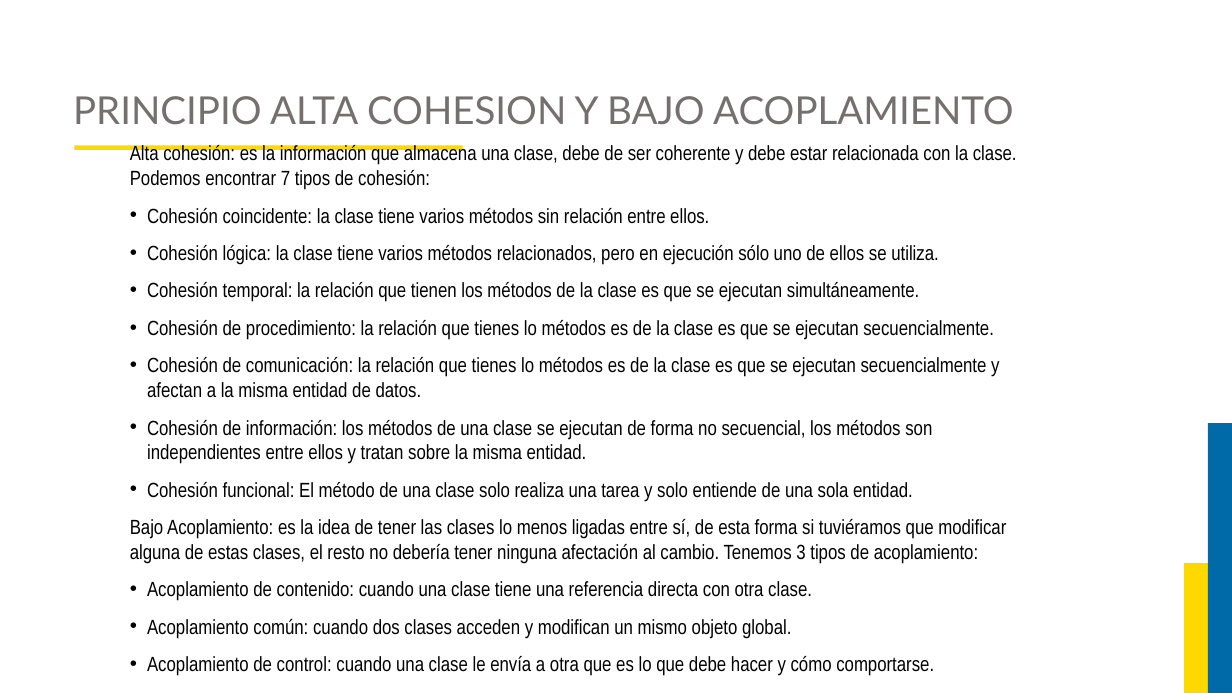
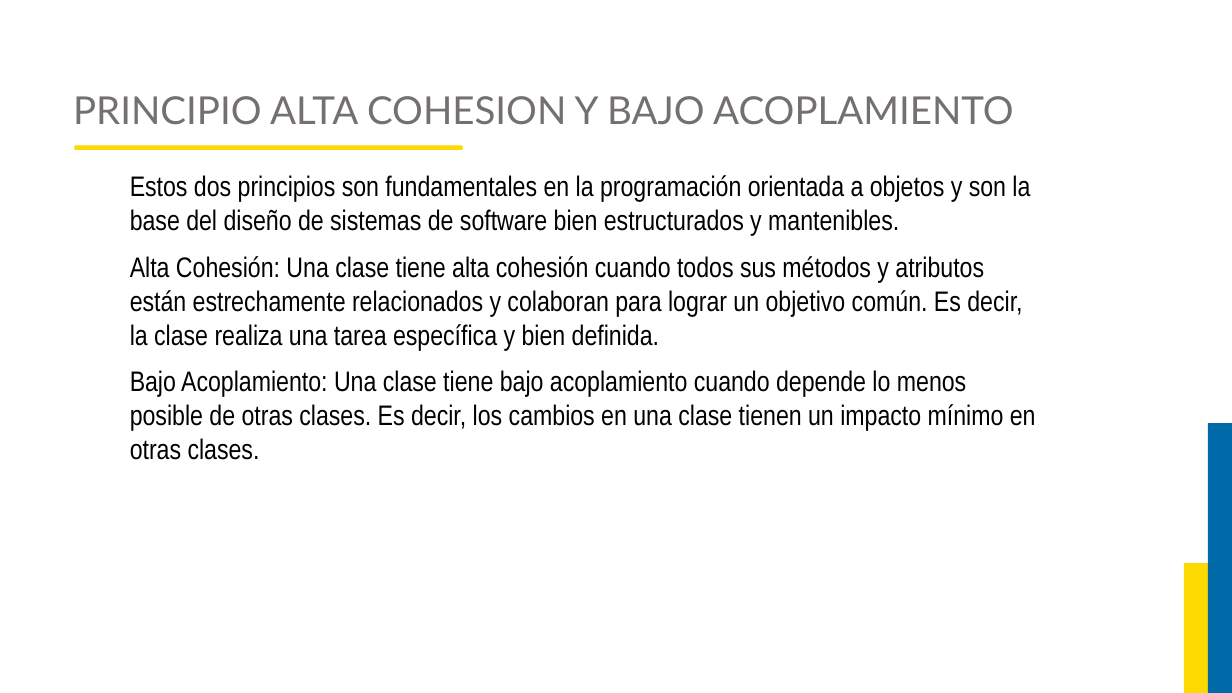
Before and after one commit to JorgeAlejandroAguirreGutierrez/proyecto-luis, a slide deck: slide 78 of Curso Ingenieria del Software 2/Diapositivas.pptx (slide 71 before the commit). Drawn at 1232x693 pixels with LibreOffice and Linux fonts; fonts in the diff are those of the drawing; background and template pictures are left out. Boxes give left, top, right and bottom in pixels: in the first picture for what was removed or moved away, otherwise in the second. Text is boxed around its words. In the diff, an @@ line names an element or a change of style, - is before the commit and + after.

```diff
--- a/Curso Ingenieria del Software 2/Diapositivas.pptx
+++ b/Curso Ingenieria del Software 2/Diapositivas.pptx
@@ text at <box>130,175,1036,460</box>: text changed; size 16 to 22 pt @@
-Alta cohesión: es la información que almacena una clase, debe de ser coherente y debe estar relacionada con la clase. Podemos encontrar 7 tipos de cohesión:
-• Cohesión coincidente: la clase tiene varios métodos sin relación entre ellos.
-• Cohesión lógica: la clase tiene varios métodos relacionados, pero en ejecución sólo uno de ellos se utiliza.
-• Cohesión temporal: la relación que tienen los métodos de la clase es que se ejecutan simultáneamente.
-• Cohesión de procedimiento: la relación que tienes lo métodos es de la clase es que se ejecutan secuencialmente.
-• Cohesión de comunicación: la relación que tienes lo métodos es de la clase es que se ejecutan secuencialmente y afectan a la misma entidad de datos.
-• Cohesión de información: los métodos de una clase se ejecutan de forma no secuencial, los métodos son independientes entre ellos y tratan sobre la misma entidad.
-• Cohesión funcional: El método de una clase solo realiza una tarea y solo entiende de una sola entidad.
-Bajo Acoplamiento: es la idea de tener las clases lo menos ligadas entre sí, de esta forma si tuviéramos que modificar alguna de estas clases, el resto no debería tener ninguna afectación al cambio. Tenemos 3 tipos de acoplamiento:
-• Acoplamiento de contenido: cuando una clase tiene una referencia directa con otra clase.
-• Acoplamiento común: cuando dos clases acceden y modifican un mismo objeto global.
-• Acoplamiento de control: cuando una clase le envía a otra que es lo que debe hacer y cómo comportarse.
+Estos dos principios son fundamentales en la programación orientada a objetos y son la base del diseño de sistemas de software bien estructurados y mantenibles.
+Alta Cohesión: Una clase tiene alta cohesión cuando todos sus métodos y atributos están estrechamente relacionados y colaboran para lograr un objetivo común. Es decir, la clase realiza una tarea específica y bien definida.
+Bajo Acoplamiento: Una clase tiene bajo acoplamiento cuando depende lo menos posible de otras clases. Es decir, los cambios en una clase tienen un impacto mínimo en otras clases.
```
Also in this commit, not shown: 14 other slides changed, 33 slides added, 7 slides removed, 10 other files.
